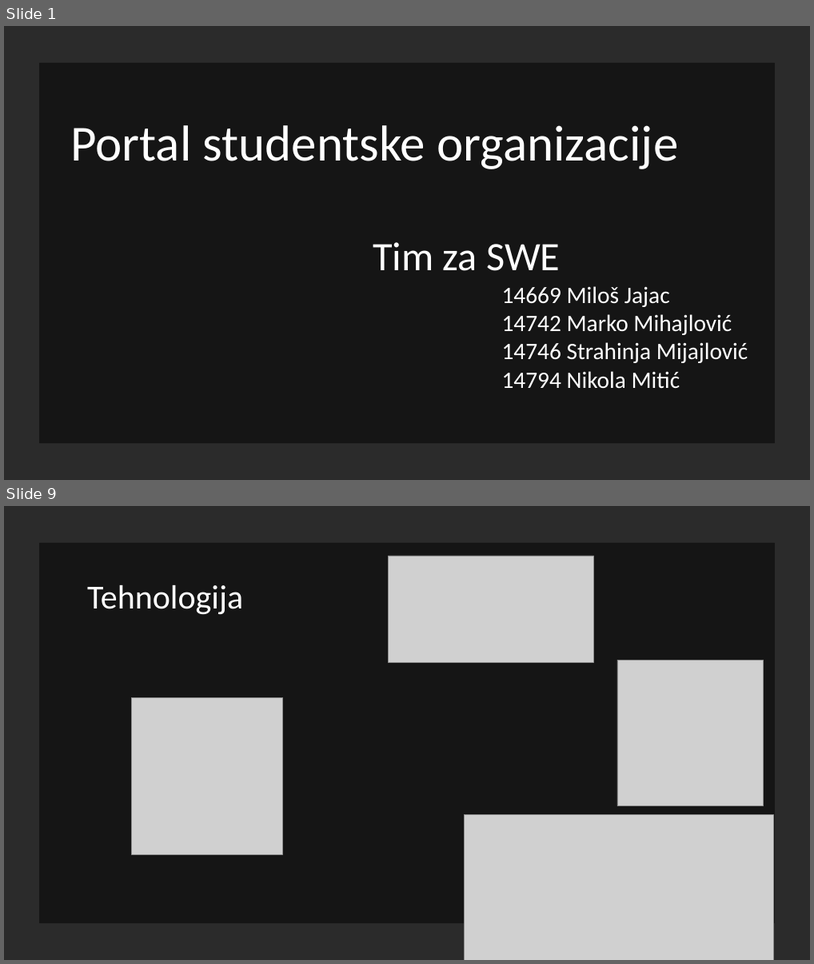
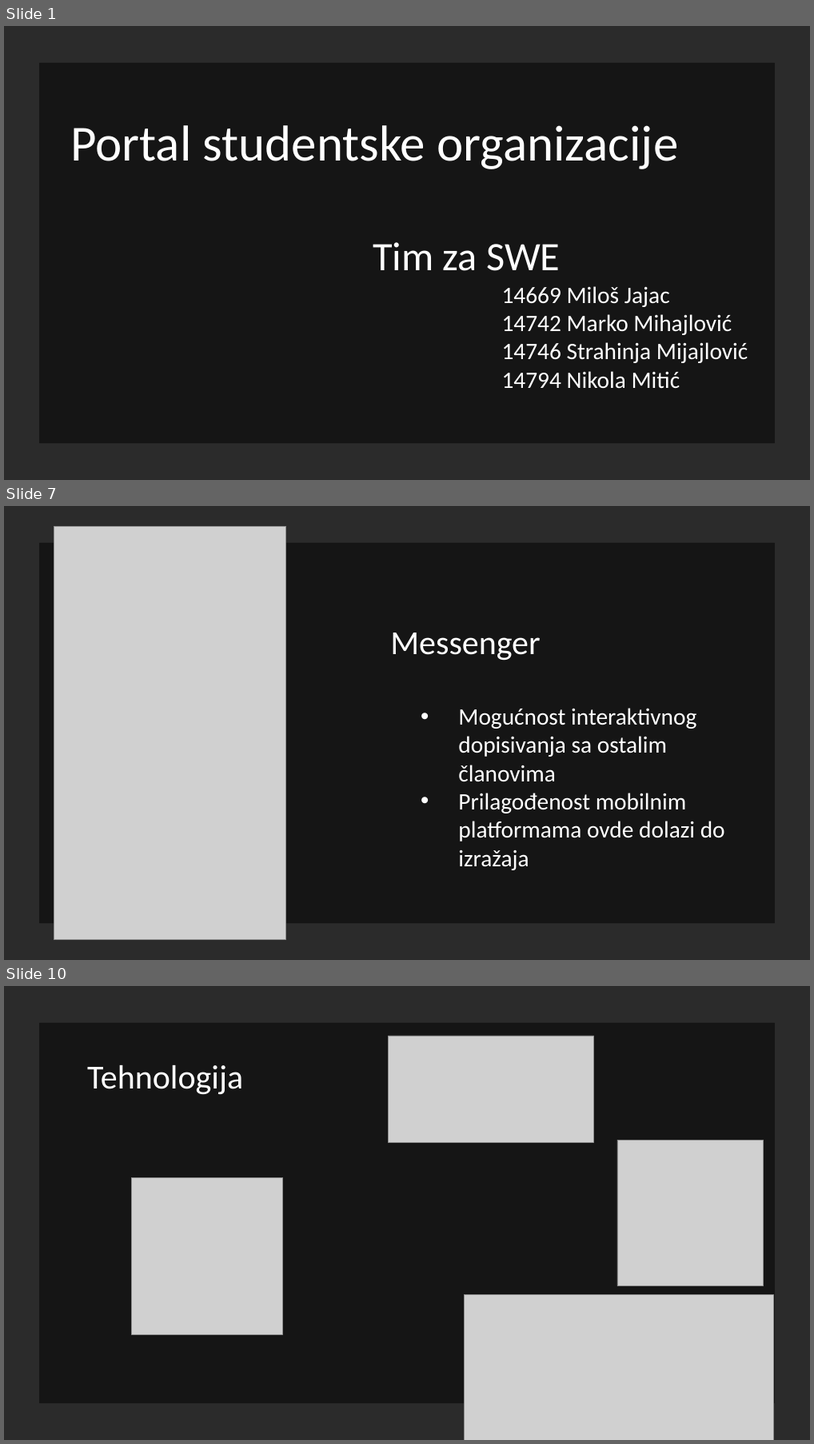
Before and after one commit to Maki94/portal, a slide deck: Dokumentacija/Tim za SWE - Portal studentske organizacije.pptx. Shown one above the other, each under a label of ours: slides 1 and 9 before the commit, slides 1, 7 and 10 after it; the slides between them are not shown. The pictures are 814x964 and 814x1444 pixels, drawn with LibreOffice and Linux fonts; fonts in the diff are those of the drawing; grey boxes stand for pictures; background and template pictures are left out; a plain dark background stands for a picture behind light text. Boxes give left, top, right and bottom in pixels: in the first picture for what was removed or moved away, otherwise in the second. Text is boxed around its words. In the diff, an @@ line names an element or a change of style, - is before the commit and + after.

```diff
--- a/Dokumentacija/Tim za SWE - Portal studentske organizacije.pptx
+++ b/Dokumentacija/Tim za SWE - Portal studentske organizacije.pptx
@@ slide 7 added at [4,506,810,960], background picture (left out) @@
@@ picture added at [54,527,286,940] @@
@@ rectangle added at [39,543,775,924], fill #000000 at 50% opacity @@
@@ text added at [390,632,726,870], 28 pt, text #FFFFFF @@
+Messenger
+  • Mogućnost interaktivnog dopisivanja sa ostalim članovima
+  • Prilagođenost mobilnim platformama ovde dolazi do izražaja
@@ what was slide 9 is now slide 10 @@
```
Also in this commit, not shown: 7 slides changed, 1 other slide added, 1 slide removed, 5 other files.
